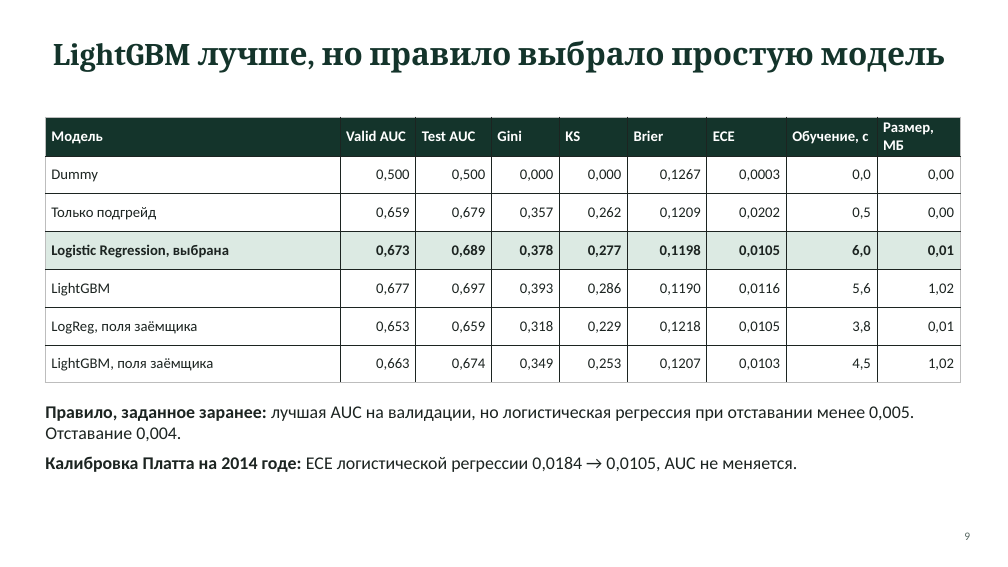
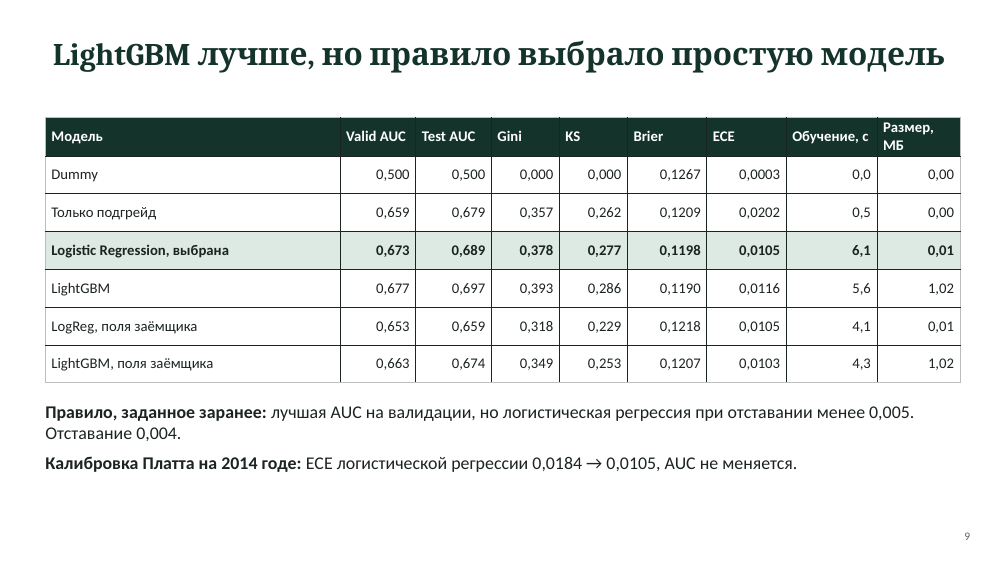
Before and after one commit to yersaa/Loan_default_prediction, a slide deck: slide 9 of docs/presentation.pptx. Drawn at 1008x567 pixels with LibreOffice and Linux fonts; fonts in the diff are those of the drawing. Boxes give left, top, right and bottom in pixels: in the first picture for what was removed or moved away, otherwise in the second. Text is boxed around its words. In the diff, an @@ line names an element or a change of style, - is before the commit and + after.

```diff
--- a/docs/presentation.pptx
+++ b/docs/presentation.pptx
@@ table at bbox=[45, 117, 960, 382] @@
-row 4, column 8: 6,0
+row 4, column 8: 6,1
-row 6, column 8: 3,8
+row 6, column 8: 4,1
-row 7, column 8: 4,5
+row 7, column 8: 4,3
```
Also in this commit, not shown: 4 other slides changed, 5 other files.
